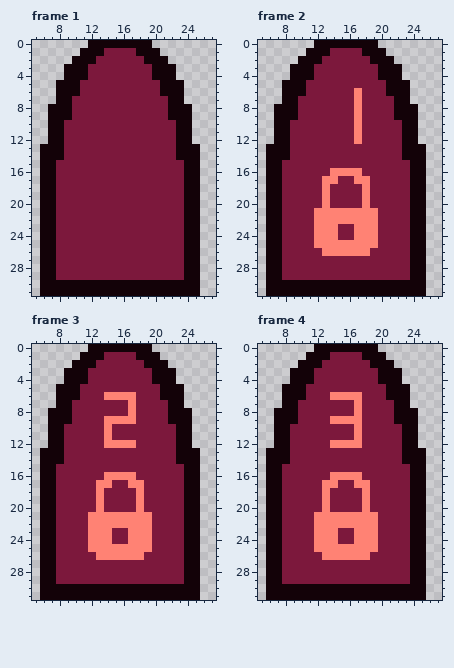
Two versions of one pixel-art file, aesprite_projects/objects/door_red.aseprite. This is how it looked before the edit.
32x32 pixels, 10 frames. Shown: frame 1: x 5..27, y 0..31; frame 2: x 5..27, y 0..31; frame 3: x 5..27, y 0..31; frame 4: x 5..27, y 0..31. The commit also changed other frames, which this record leaves out.
After:
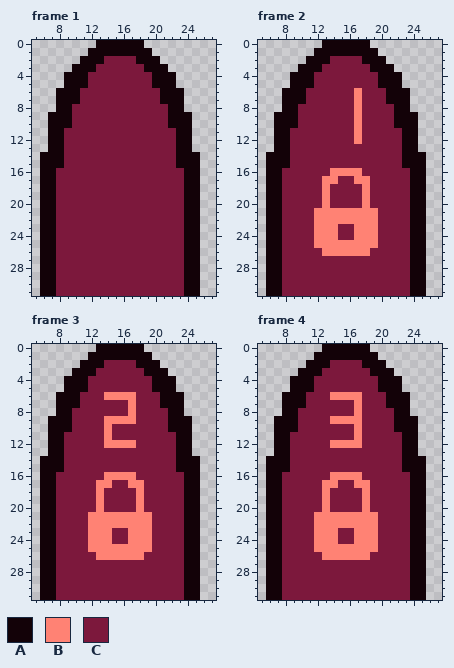
Palette (. is transparent): A #130208  B #ff8274  C #7c183c
Changes in this commit:
Changed rows in their new state; - is an unchanged pixel.
Frame 1, layer "BaseDoor":
first column x 6:
 0 ------.------.------
 1 -----.--AAAA--.-----
 2 ----.--A----A--.----
 3 ---.--A------A--.---
 5 --.--A--------A--.--
 7 ----A----------A----
 8 -.----------------.-
10 ---A------------A---
13 .------------------.
15 --A--------------A--
first column x 8:
30 CCCCCCCCCCCCCCCC
31 CCCCCCCCCCCCCCCC
Frame 2, layer "BaseDoor": the same change as frame 1
Frame 3, layer "BaseDoor": the same change as frame 1
Frame 4, layer "BaseDoor": the same change as frame 1
